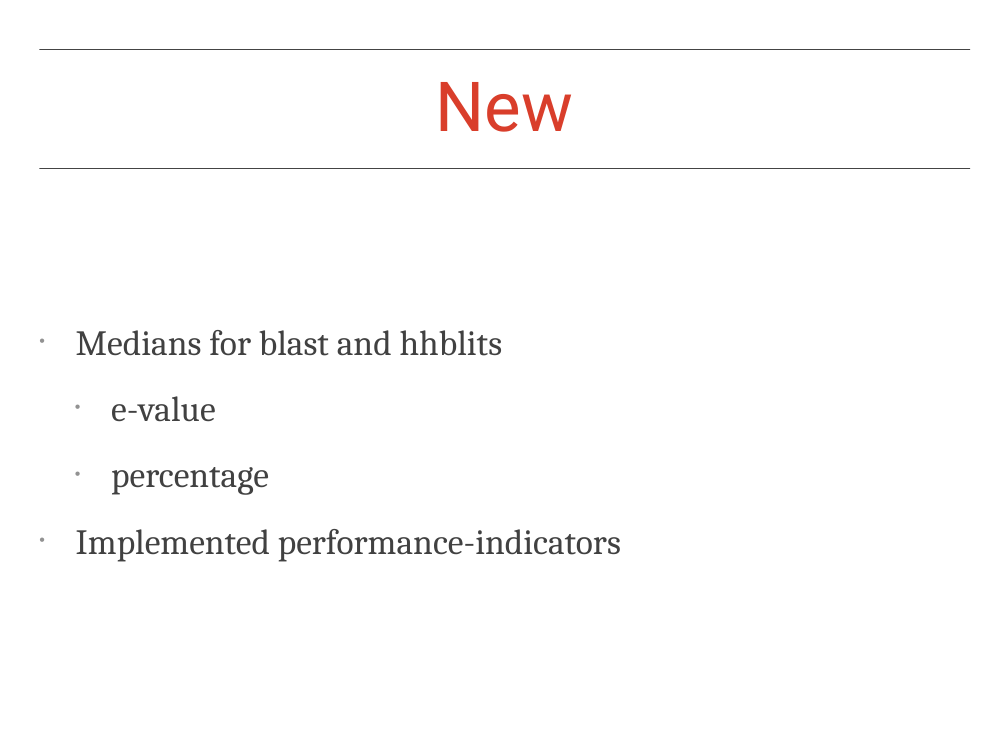
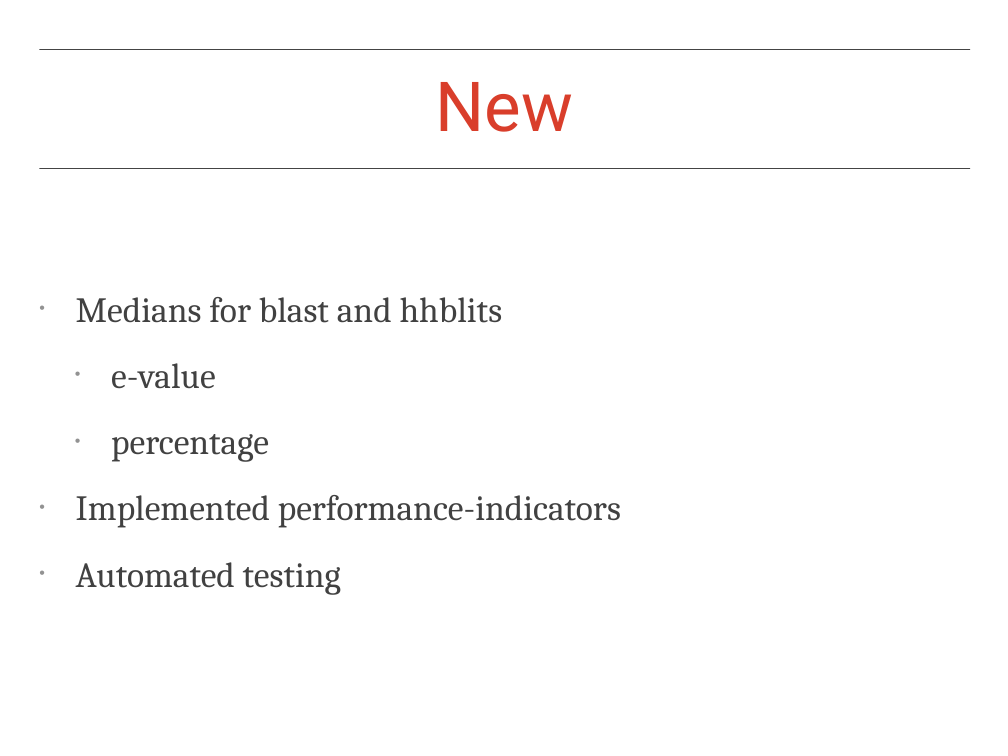
Before and after one commit to otarabai/pp2ex, a slide deck: slide 3 of presentations/2013.12.05/presentation.ppt. Drawn at 1008x756 pixels with LibreOffice and Linux fonts; fonts in the diff are those of the drawing; background and template pictures are left out. Boxes give left, top, right and bottom in pixels: in the first picture for what was removed or moved away, otherwise in the second. Text is boxed around its words. In the diff, an @@ line names an element or a change of style, - is before the commit and + after.

```diff
--- a/presentations/2013.12.05/presentation.ppt
+++ b/presentations/2013.12.05/presentation.ppt
@@ text at [76, 562, 341, 595]: paragraph added @@
+• Automated testing
```
Also in this commit, not shown: 3 slides added, 2 slides removed, 12 other files.
